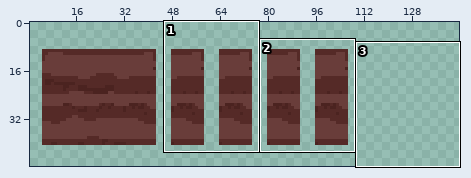
Edited in one commit: pixel-art file (Assets/Sprites/Floor/Walls.aseprite). The picture above shows the old version from afar; the outline marks the close-up.
Close-up. As it was:
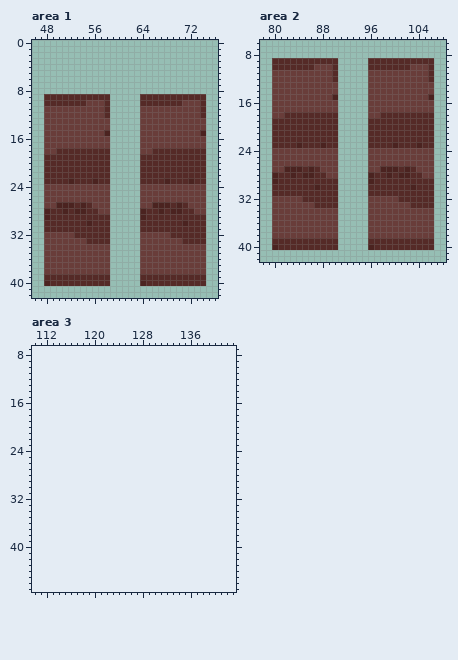
110x48 pixels, 1 frame. Pixels under 10% opacity are left out. Colours within 5 levels of each other are drawn and written as one. Shown: area 1: x 46..76, y 0..42; area 2: x 78..108, y 6..42; area 3: x 110..143, y 7..47. The old version is drawn lined up with the new one, on the new canvas. The wide view leaves out empty margins. The commit also changed other parts of the picture, which this record leaves out.
After:
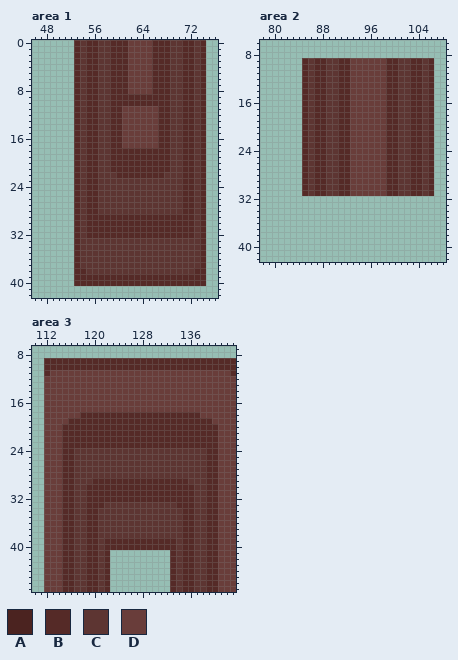
Palette (. is transparent): A #4b2320  B #552a27  C #5d3532  D #693d3a
From old to new:
canvas 110x48 -> 144x48
Area 1:
y 0..8: x 53..74 ...................... -> BCBBCCBBBDDDDBBBCCBBCB
y 9: x 48..52 BBBBB -> .....; x 54 B -> C; x 57..63 BB..... -> CCBBBBB; x 69..70 BB -> CC; x 73 B -> C
y 10: x 48..52 BBBBB -> .....; x 54..63 BDDDB..... -> CBBCCBBBBB; x 69..73 BBDDD -> CCBBC
y 11..12: x 48..63 DDDDDDDDDDB..... -> .....BCBBCCBBDDD; x 67..73 DDDDDDD -> BBCCBBC
y 13..14: x 48..63 DDDDDDDDDDD..... -> .....BCBBCCBBDDD; x 67..74 DDDDDDDD -> BBCCBBCB
y 15: x 48..63 DDDDDDDDDDA..... -> .....BCBBCCBBDDD; x 67..74 DDDDDDDA -> BBCCBBCB
y 16..17: x 48..63 DDDDDDDDDDD..... -> .....BCBBCCBBDDD; x 67..74 DDDDDDDD -> BBCCBBCB
y 18: x 48..52 DDBBB -> .....; x 54 B -> C; x 57..65 BB.....DD -> CCBBBBBBB; x 69..70 BB -> CC; x 73 B -> C
y 19..21: x 48..52 BBBBB -> .....; x 54 B -> C; x 57..63 BB..... -> CCBBBBB; x 69..70 BB -> CC; x 73 B -> C
y 22: x 48..52 BBBBB -> .....; x 54 B -> C; x 57..63 BB..... -> CCCBBBB; x 68..70 BBB -> CCC; x 73 B -> C
y 23: x 48..52 BBBBA -> .....; x 54 B -> C; x 56..70 ABB.....BBBBABB -> BCCCCCCCCCCCCCC; x 72..73 AB -> BC
y 24..26: x 48..74 DDDDDDDDDDD.....DDDDDDDDDDD -> .....BCBBCCCCCCCCCCCCCCBBCB
y 27: x 48..52 DDAAA -> .....; x 54 A -> C; x 56..70 DDD.....DDAAABA -> BCCCCCCCCCCCCCC; x 72..74 DDD -> BCB
y 28: x 48..54 ABBABAA -> .....BC; x 57..70 DD.....ABBABAA -> CCCCCCCCCCCCCC; x 73..74 DD -> CB
y 29: x 48..52 ABBBB -> .....; x 54 B -> C; x 59..64 .....A -> BBBBBB; x 73 B -> C
y 30: x 48..52 BBBBB -> .....; x 54..55 BA -> CB; x 59..63 ..... -> BBBBB; x 71 A -> B; x 73 B -> C
y 31: x 48..52 BBBBB -> .....; x 54 B -> C; x 59..63 ..... -> BBBBB; x 73 B -> C
y 32: x 48..52 DDDDD -> .....; x 54 B -> C; x 59..68 .....DDDDD -> BBBBBBBBBB; x 73 B -> C
y 33: x 48..73 DDDDDDDBBBB.....DDDDDDDBBB -> .....BCCCCCCCCCCCCCCCCCCCC
y 34..37: x 48..74 DDDDDDDDDDD.....DDDDDDDDDDD -> .....BCCCCCCCCCCCCCCCCCCCCB
y 38: x 48..74 DDDDDDDDDDD.....DDDDDDDDDDD -> .....BBCCCCCCCCCCCCCCCCCCBB
y 39: x 48..52 BBBBB -> .....; x 59..63 ..... -> BBBBB
y 40: x 48..52 ABBBB -> .....; x 59..64 .....A -> BBBBBB
Area 2:
y 9: x 80..84 BBBBB -> .....; x 86 B -> C; x 89..98 BB.....BBB -> CCBBDDDDDD; x 101..102 BB -> CC; x 105 B -> C
y 10: x 80..84 BBBBB -> .....; x 86..98 BDDDB.....BBB -> CBBCCBBDDDDDD; x 101..105 BBDDD -> CCBBC
y 11..12: x 80..95 DDDDDDDDDDB..... -> .....BCBBCCBBDDD; x 99..105 DDDDDDD -> BBCCBBC
y 13..14: x 80..95 DDDDDDDDDDD..... -> .....BCBBCCBBDDD; x 99..106 DDDDDDDD -> BBCCBBCB
y 15: x 80..95 DDDDDDDDDDA..... -> .....BCBBCCBBDDD; x 99..106 DDDDDDDA -> BBCCBBCB
y 16..17: x 80..95 DDDDDDDDDDD..... -> .....BCBBCCBBDDD; x 99..106 DDDDDDDD -> BBCCBBCB
y 18: x 80..84 DDBBB -> .....; x 86 B -> C; x 89..95 BB..... -> CCBBDDD; x 98 B -> D; x 101..102 BB -> CC; x 105 B -> C
y 19..22: x 80..84 BBBBB -> .....; x 86 B -> C; x 89..98 BB.....BBB -> CCBBDDDDDD; x 101..102 BB -> CC; x 105 B -> C
y 23: x 80..84 BBBBA -> .....; x 86 B -> C; x 88..98 ABB.....BBB -> BCCBBDDDDDD; x 100..102 ABB -> BCC; x 104..105 AB -> BC
y 24..26: x 80..95 DDDDDDDDDDD..... -> .....BCBBCCBBDDD; x 99..106 DDDDDDDD -> BBCCBBCB
y 27: x 80..84 DDAAA -> .....; x 86 A -> C; x 88..95 DDD..... -> BCCBBDDD; x 98..102 AAABA -> DBBCC; x 104..106 DDD -> BCB
y 28: x 80..86 ABBABAA -> .....BC; x 89..99 DD.....ABBA -> CCBBDDDDDDB; x 101..102 AA -> CC; x 105..106 DD -> CB
y 29: x 80..84 ABBBB -> .....; x 86 B -> C; x 89..98 BB.....ABB -> CCBBDDDDDD; x 101..102 BB -> CC; x 105 B -> C
y 30: x 80..84 BBBBB -> .....; x 86..87 BA -> CB; x 89..98 BB.....BBB -> CCBBDDDDDD; x 101..103 BBA -> CCB; x 105 B -> C
y 31: x 80..84 BBBBB -> .....; x 86 B -> C; x 89..98 BB.....BBB -> CCBBDDDDDD; x 101..102 BB -> CC; x 105 B -> C
y 32: x 80..90 DDDDDBBBBBB -> ...........; x 96..106 DDDDDBBBBBB -> ...........
y 33: x 80..90 DDDDDDDBBBB -> ...........; x 96..106 DDDDDDDBBBB -> ...........
y 34..38: x 80..90 DDDDDDDDDDD -> ...........; x 96..106 DDDDDDDDDDD -> ...........
y 39: x 80..90 BBBBBBBBBBB -> ...........; x 96..106 BBBBBBBBBBB -> ...........
y 40: x 80..90 ABBBBBBBBBB -> ...........; x 96..106 ABBBBBBBBBB -> ...........
Area 3:
y 9..10: x 112..143 ................................ -> BBBBBBBBBBBBBBBBBBBBBBBBBBBBBBBB
y 11: x 112..143 ................................ -> BDDDDDDDDDDDDDDDDDDDDDDDDDDDDDDB
y 12..17: x 112..143 ................................ -> DDDDDDDDDDDDDDDDDDDDDDDDDDDDDDDD
y 18: x 112..143 ................................ -> DDDDDDBBBBBBBBBBBBBBBBBBBBDDDDDD
y 19: x 112..143 ................................ -> DDDDBBBBBBBBBBBBBBBBBBBBBBBBDDDD
y 20..23: x 112..143 ................................ -> DDDBBBBBBBBBBBBBBBBBBBBBBBBBBDDD
y 24..28: x 112..143 ................................ -> DDDBBCCCCCCCCCCCCCCCCCCCCCCBBDDD
y 29: x 112..143 ................................ -> DDDBBCCCBBBBBBBBBBBBBBBBCCCBBDDD
y 30..32: x 112..143 ................................ -> DDDBBCCBBBBBBBBBBBBBBBBBBCCBBDDD
y 33: x 112..143 ................................ -> DDDBBCCBBBCCCCCCCCCCCCBBBCCBBDDD
y 34..38: x 112..143 ................................ -> DDDBBCCBBCCCCCCCCCCCCCCBBCCBBDDD
y 39..40: x 112..143 ................................ -> DDDBBCCBBCBBBBBBBBBBBBCBBCCBBDDD
y 41..47: x 112..122 ........... -> DDDBBCCBBCB; x 133..143 ........... -> BCBBCCBBDDD
Where, in picture pixels (left, top, right, bottom), the same in both close-ups:
changed: (44, 40, 206, 286)
changed: (272, 58, 434, 250)
added: (44, 358, 236, 592)
